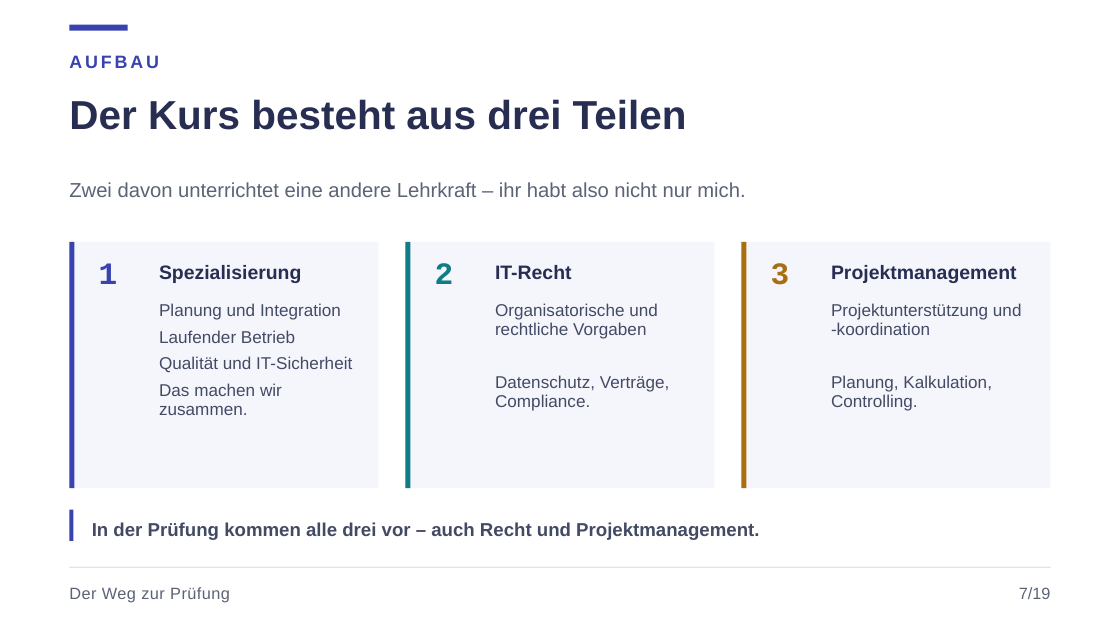
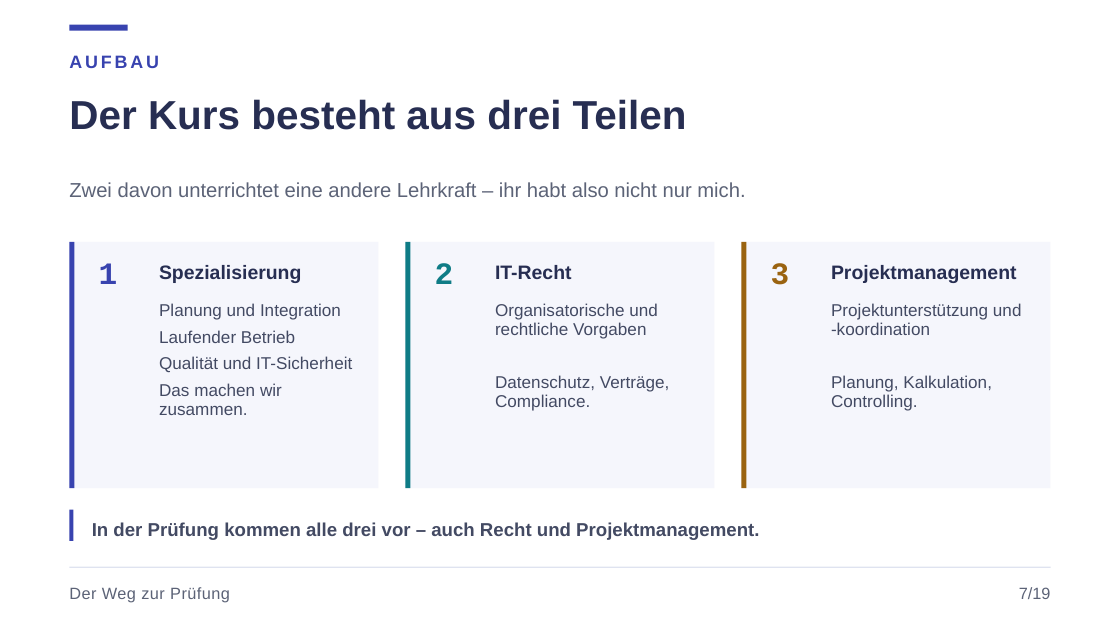
Before and after one commit to JacobMenge/kurs-unterlagen, a slide deck: slide 10 of folien/dist/00-orientierung.pptx. Drawn at 1120x630 pixels with LibreOffice and Linux fonts; fonts in the diff are those of the drawing. Boxes give left, top, right and bottom in pixels: in the first picture for what was removed or moved away, otherwise in the second. Text is boxed around its words. In the diff, an @@ line names an element or a change of style, - is before the commit and + after.

```diff
--- a/folien/dist/00-orientierung.pptx
+++ b/folien/dist/00-orientierung.pptx
@@ rectangle at (741,242,746,488): fill #A96D12 to #9A6310 @@
@@ text "3" at (771,263,790,285): text colour #A96D12 to #9A6310 @@
```
Also in this commit, not shown: 1 other slide changed, 1 other file.
